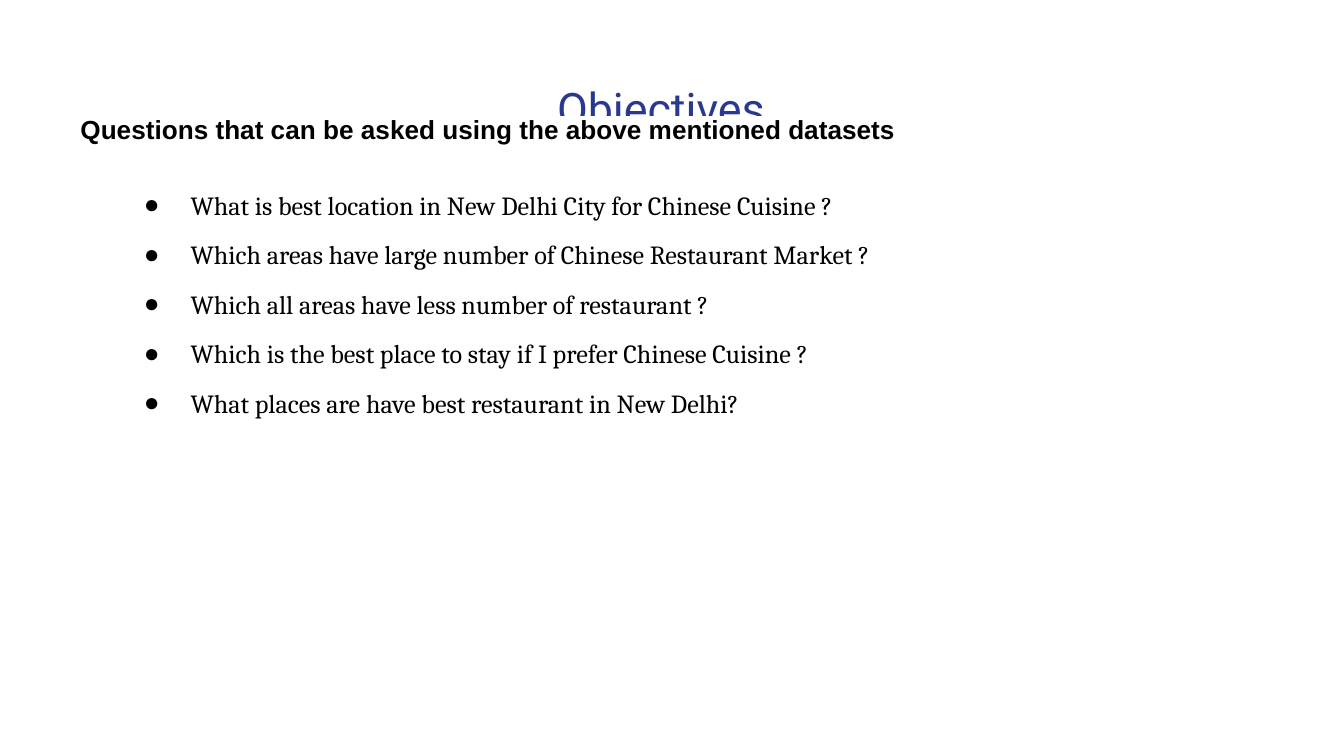
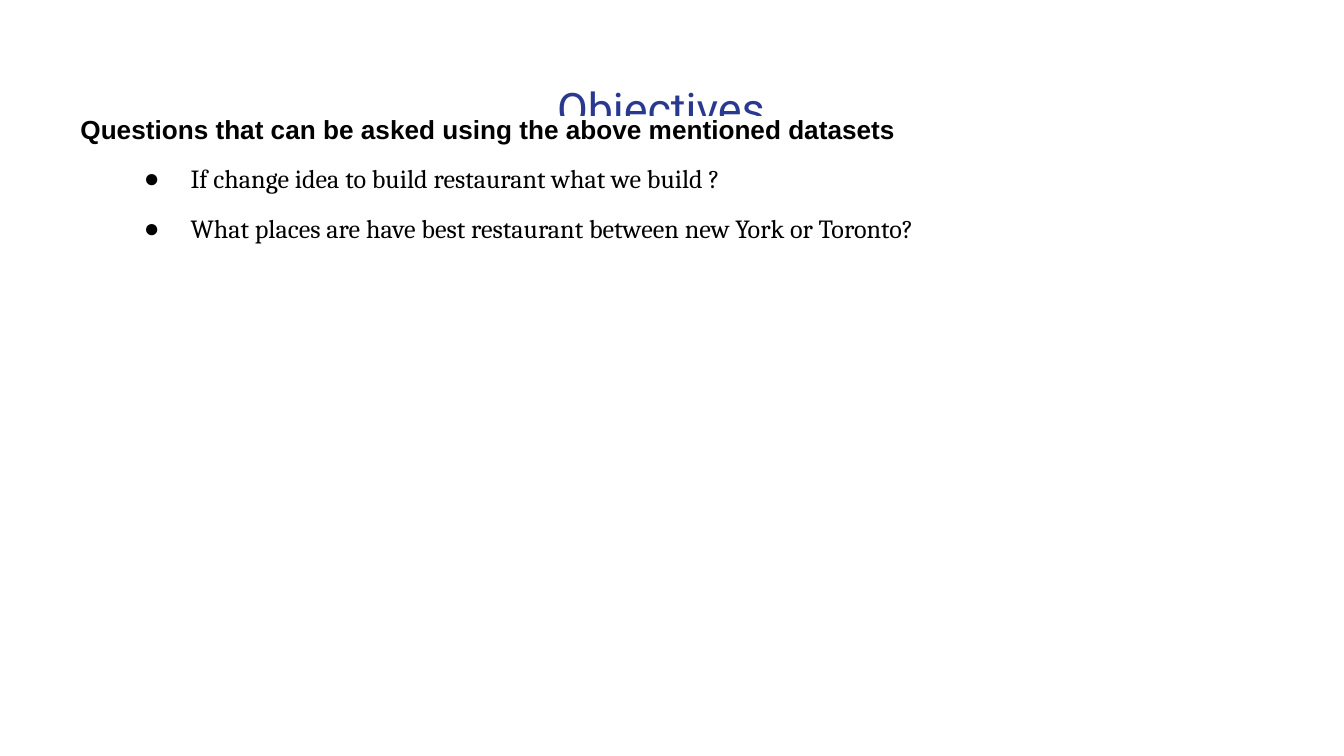
Before and after one commit to mazenkhalid2014/Coursera_Capstone, a slide deck: slide 3 of Presentation.pptx. Drawn at 1344x756 pixels with LibreOffice and Linux fonts; fonts in the diff are those of the drawing. Boxes give left, top, right and bottom in pixels: in the first picture for what was removed or moved away, otherwise in the second. Text is boxed around its words. In the diff, an @@ line names an element or a change of style, - is before the commit and + after.

```diff
--- a/Presentation.pptx
+++ b/Presentation.pptx
@@ text at (x1=191, y1=169, x2=913, y2=244): text changed @@
-● What is best location in New Delhi City for Chinese Cuisine ?
-● Which areas have large number of Chinese Restaurant Market ?
-● Which all areas have less number of restaurant ?
-● Which is the best place to stay if I prefer Chinese Cuisine ?
-● What places are have best restaurant in New Delhi?
+● If change idea to build restaurant what we build ?
+● What places are have best restaurant between new York or Toronto?
```
Also in this commit, not shown: 5 other slides changed, 4 slides added, 9 slides removed.
